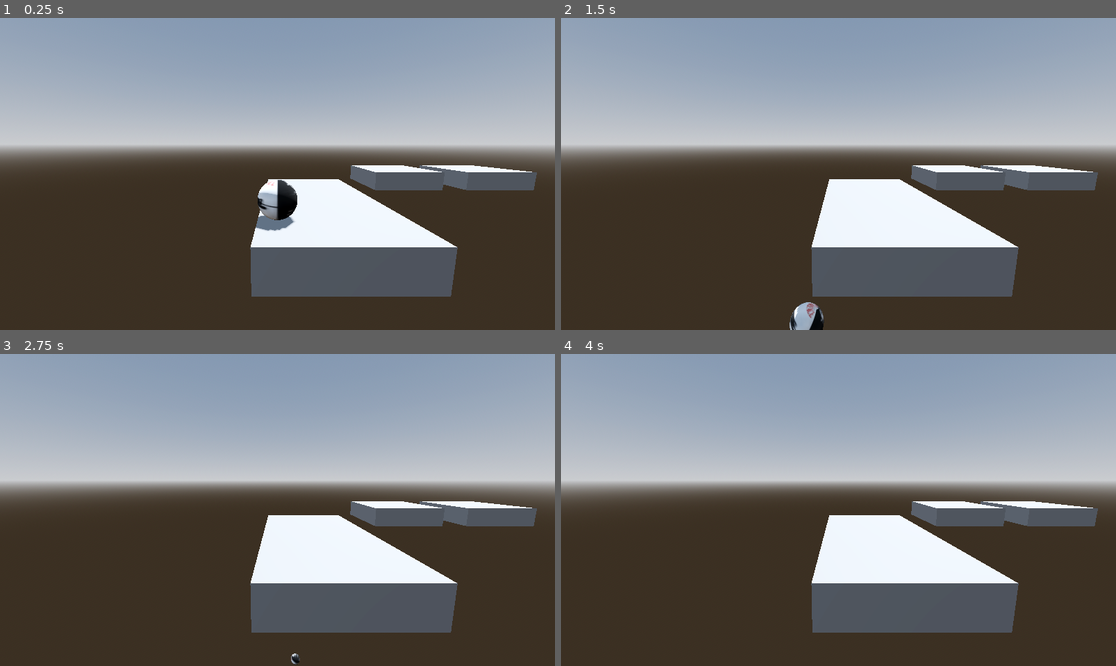
Above: before the commit, frames 1-4 (two rows, left to right).
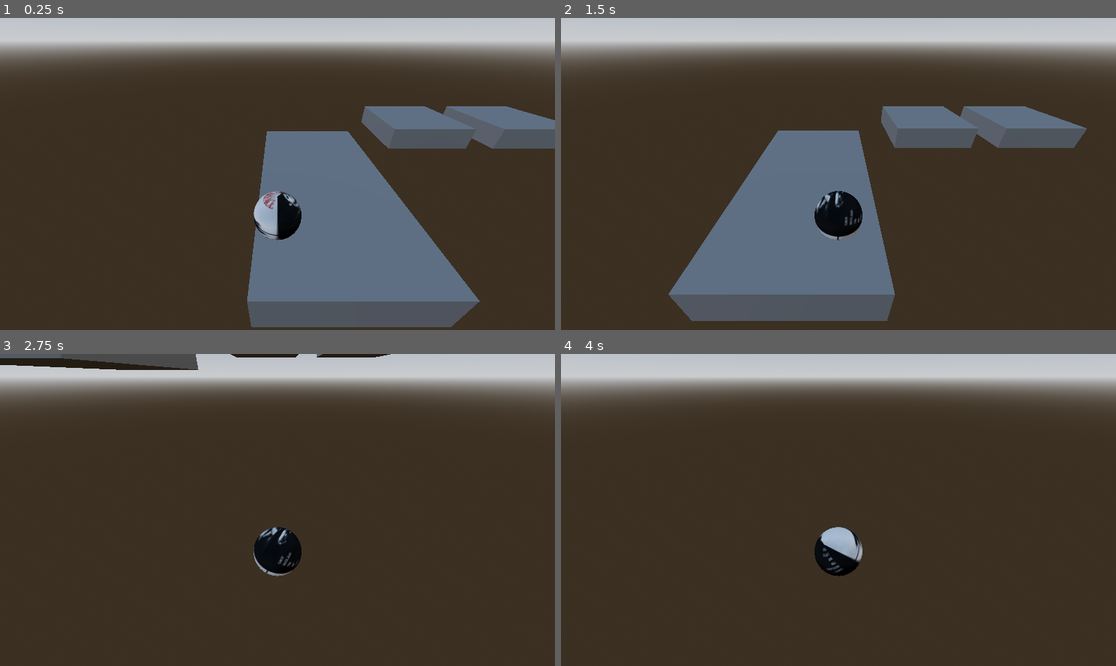
Above: after the commit, the same moments.

Repository: victoryy12/Sphervivor
Game: Godot game, scene res://game.tscn
Two runs of this game, one before a commit and one after it. Both use one fixed random seed, a clock stepped at 60 frames per second and the inputs below. Before the commit the project starts from res://node_3d.tscn.
Inputs:
- Up to frame 1 (0.25 s): no input
- Up to frame 2 (1.5 s): tap Enter at 0.5 s; hold D (right) 0.53-1.28 s; tap Space (jump, bound only after the commit) at 0.6, 0.77, 1.07, 1.35 s; hold S (down) from 1.28 s (still down)
- Up to frame 3 (2.75 s): tap Space (jump, bound only after the commit) at 1.52, 1.82, 2.1 s; release S (down) at 2.03 s; hold D (right) from 2.03 s (still down)
- Up to frame 4 (4 s): release D (right) at 2.78 s; hold W (up) 2.78-3.53 s; tap Space (jump, bound only after the commit) at 2.85, 3.02, 3.32, 3.6, 3.77 s; hold A (left) from 3.53 s (still down)

The runs differ from the first frame. In frame 1, 65% of the frame differs, in the area x 0-100%, y 0-100%; in frame 2, 71%; in frame 3, 60%; in frame 4, 60%.

Commit message:
fixed player movement

Diff:
--- a/node_3d.tscn
+++ b/game.tscn
@@ -15,29 +15,30 @@
 tonemap_mode = 2
 glow_enabled = true
 
-[node name="Node3D" type="Node3D" unique_id=437148300]
+[node name="game" type="Node3D" unique_id=437148300]
 
 [node name="WorldEnvironment" type="WorldEnvironment" parent="." unique_id=2105940009]
 environment = SubResource("Environment_a0tk4")
 
 [node name="DirectionalLight3D" type="DirectionalLight3D" parent="." unique_id=1759431117]
 transform = Transform3D(-0.8660254, -0.43301278, 0.25, 0, 0.49999997, 0.86602545, -0.50000006, 0.75, -0.43301266, 0, 0, 0)
+visible = false
 shadow_enabled = true
 
 [node name="Player" parent="." unique_id=1314071749 instance=ExtResource("1_a202f")]
 transform = Transform3D(1, 0, 0, 0, 1, 0, 0, 0, 1, -1.4755639, 1.1448352, 2.2557273)
 
-[node name="CSGBox3D2" type="CSGBox3D" parent="." unique_id=1907578582]
+[node name="Placeholder block" type="CSGBox3D" parent="." unique_id=1907578582]
 transform = Transform3D(4.4615536, 0, 0, 0, 1, 0, 0, 0, 7.4299498, -0.074645996, 0, 0)
 use_collision = true
 size = Vector3(0.850708, 1, 1)
 
-[node name="CSGBox3D" type="CSGBox3D" parent="." unique_id=1784506156]
+[node name="Placeholder block2" type="CSGBox3D" parent="." unique_id=1784506156]
 transform = Transform3D(3.9155333, 0, 0, 0, 0.8776166, 0, 0, 0, 6.520647, 9.4948, 0.5746527, -4.3190746)
 use_collision = true
 size = Vector3(0.850708, 1, 0.52783203)
 
-[node name="CSGBox3D3" type="CSGBox3D" parent="." unique_id=1636056106]
+[node name="Placeholder block3" type="CSGBox3D" parent="." unique_id=1636056106]
 transform = Transform3D(3.9155333, 0, 0, 0, 0.8776166, 0, 0, 0, 6.520647, 4.996687, 0.5746527, -4.3190746)
 use_collision = true
 size = Vector3(0.850708, 1, 0.52783203)
--- a/player.tscn
+++ b/player.tscn
@@ -2,7 +2,6 @@
 
 [ext_resource type="Texture2D" uid="uid://bj5tgev4klsij" path="res://download.jpg" id="1_4flbx"]
 [ext_resource type="Script" uid="uid://c6ci0ect73ili" path="res://scripts/player.gd" id="1_onrkg"]
-[ext_resource type="Script" uid="uid://dd0rgihjywi66" path="res://scripts/spring_arm_3d.gd" id="3_i3pqv"]
 
 [sub_resource type="StandardMaterial3D" id="StandardMaterial3D_onrkg"]
 albedo_texture = ExtResource("1_4flbx")
@@ -21,10 +20,9 @@
 [node name="CollisionShape3D" type="CollisionShape3D" parent="." unique_id=923740636]
 shape = SubResource("SphereShape3D_hqtel")
 
-[node name="SpringArm3D" type="SpringArm3D" parent="." unique_id=360830062]
+[node name="CameraRig" type="Marker3D" parent="." unique_id=1085840318]
 transform = Transform3D(1, 0, 0, 0, 0.9895258, 0.14435619, 0, -0.14435619, 0.9895258, 0, 0.5, 0)
-spring_length = 5.0
-script = ExtResource("3_i3pqv")
 
-[node name="Camera3D" type="Camera3D" parent="SpringArm3D" unique_id=2042187483]
+[node name="Camera3D" type="Camera3D" parent="CameraRig" unique_id=2042187483]
+transform = Transform3D(1, 0, 0, 0, 0.90630776, 0.42261827, 0, -0.42261827, 0.90630776, 0, 2.58, 3.5)
 current = true
--- a/project.godot
+++ b/project.godot
@@ -11,7 +11,7 @@
 [application]
 
 config/name="Spherevivor"
-run/main_scene="res://node_3d.tscn"
+run/main_scene="res://game.tscn"
 config/features=PackedStringArray("4.6", "Forward Plus")
 
 [input]
@@ -36,6 +36,11 @@
 "events": [Object(InputEventKey,"resource_local_to_scene":false,"resource_name":"","device":-1,"window_id":0,"alt_press …(192 unchanged characters)…
 ]
 }
+jump={
+"deadzone": 0.2,
+"events": [Object(InputEventKey,"resource_local_to_scene":false,"resource_name":"","device":-1,"window_id":0,"alt_pressed":false,"shift_pressed":false,"ctrl_pressed":false,"meta_pressed":false,"pressed":false,"keycode":0,"physical_keycode":32,"key_label":0,"unicode":32,"location":0,"echo":false,"script":null)
+]
+}
 
 [physics]
 
--- a/scripts/player.gd
+++ b/scripts/player.gd
@@ -1,28 +1,18 @@
 extends RigidBody3D
 
-@export var player_speed: float = 20.0
-@export var jump_force: float = 8.0
-@export var max_speed: float = 10.0
-# Called when the node enters the scene tree for the first time.
+@export var rolling_force = 40
+
 func _ready() -> void:
-	pass # Replace with function body.
+	$CameraRig.top_level = true
 
-
-# Called every frame. 'delta' is the elapsed time since the previous frame.
-func _physics_process(delta):
-	var dir = Vector3.ZERO
+func _physics_process(delta: float) -> void:
+	$CameraRig.global_transform.origin = global_transform.origin
 
 	if Input.is_action_pressed("up"):
-		dir += basis.z
-	if Input.is_action_pressed("down"):
-		dir -= basis.z
+		angular_velocity.x -= rolling_force * delta
+	elif Input.is_action_pressed("down"):
+		angular_velocity.x += rolling_force * delta
 	if Input.is_action_pressed("left"):
-		dir += basis.x
-	if Input.is_action_pressed("right"):
-		dir -= basis.x
-
-	if dir != Vector3.ZERO:
-		apply_impulse(dir.normalized() * player_speed * delta)
-
-	if Input.is_action_just_pressed("jump"):
-		apply_impulse(Vector3.UP * player_speed)
+		angular_velocity.z += rolling_force * delta
+	elif Input.is_action_pressed("right"):
+		angular_velocity.z -= rolling_force * delta
--- a/scripts/spring_arm_3d.gd
+++ /dev/null
@@ -1,11 +0,0 @@
-extends SpringArm3D
-
-
-# Called when the node enters the scene tree for the first time.
-func _ready():
-	set_as_top_level(true)
-
-
-# Called every frame. 'delta' is the elapsed time since the previous frame.
-func _process(delta: float) -> void:
-	pass
Not shown, removed: scripts/spring_arm_3d.gd.uid
